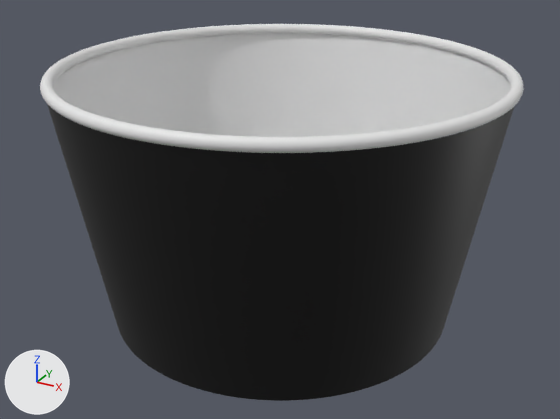
An edit to the glTF model UK Cups/Final Project/n_IC/5oz/3d/scene.gltf, drawn before and after from the same camera.
Both versions are drawn from a 50 mm camera at (1.302, -2.375, 1.583) aimed at (0.012, -0.03, 0.411). Arrows for +X, +Y and +Z are at lower left; the lights stay in place. Where no turn or scale is listed for an object, it has been applied to the vertices.

Script lines for the objects in view, before the commit:
```python
me_circle = bpy.data.meshes.new('Circle')
me_circle.from_pydata(...)  # 4096 vertices, 8192 faces; spans x -0.81..0.81, y -0.81..0.81, z 0.0..0.94
# faces by material slot: [4096, 4096]
me_circle.materials.append(mat_texture)  # picture img_texture
me_circle.materials.append(mat_white)  # white #e7e7e7
me_torus = bpy.data.meshes.new('Torus')
me_torus.from_pydata(...)  # a torus around z (ring radius 0.8, tube radius 0.02) spanning x -0.82..0.82, y -0.82..0.82, z -0.02..0.02
me_torus.materials.append(mat_white)  # white #e7e7e7
ob_circle = bpy.data.objects.new('Circle', me_circle)
ob_circle.location = (0.0, 0.0, 0.0)
ob_torus = bpy.data.objects.new('Torus', me_torus)
ob_torus.location = (0.003, 0.0, 0.929)
```
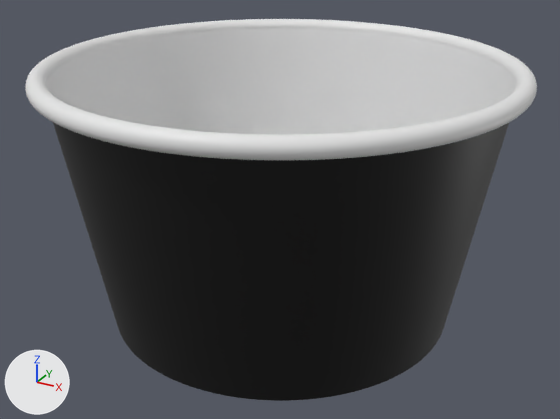
What differs and where, as boxes [x1, y1, x2, y2] in the pictures (560 x 419 px):
'Torus.002', added: after [25, 19, 537, 160]
'Torus', deleted: before [40, 24, 524, 153]

The change in detail:
Mesh me_torus_002 is new.
It has 8192 vertices, 16384 faces and spans x -0.86..0.86, y -0.86..0.86, z -0.03..0.03.
It uses material mat_white (white #e7e7e7).
Object 'Torus' (ob_torus) is deleted.
Object 'Torus.002' (ob_torus_002) is new; it shows me_torus_002.
Its location is (0.0, 0.0, 0.933).
